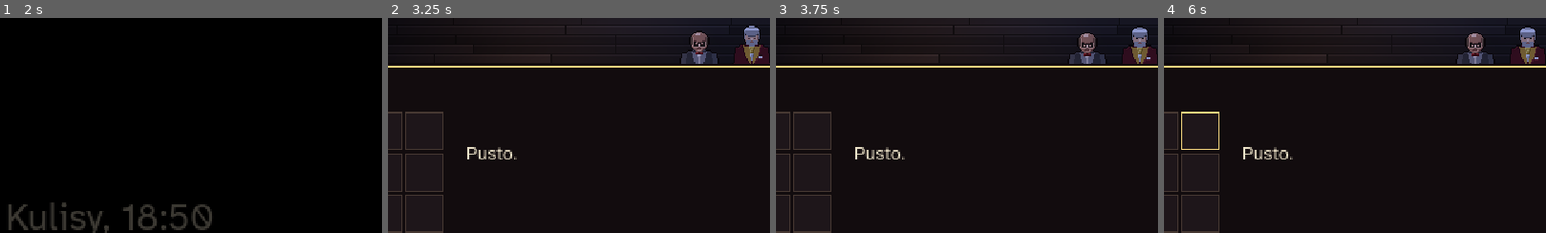
Above: before the commit, frames 1-4 (left to right).
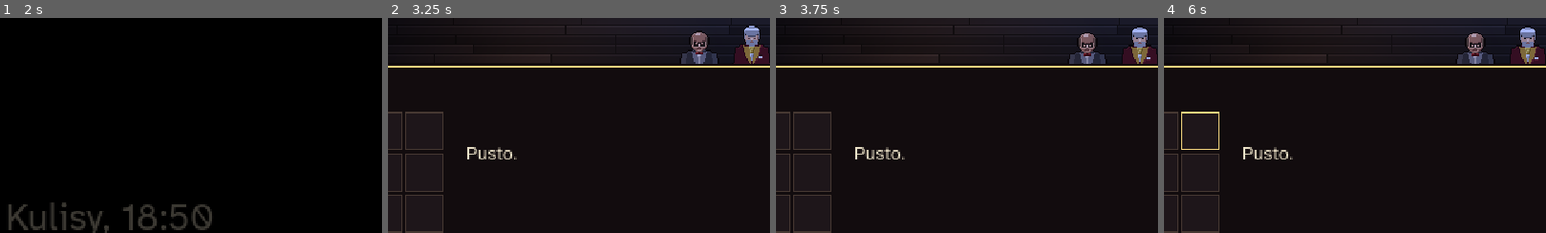
Above: after the commit, the same moments.

Repository: Jonaszq/Antrakt
Game: Godot game, scene res://sceny/scena2/scena2.tscn
Two runs of this game, one before a commit and one after it. Both use one fixed random seed, a clock stepped at 60 frames per second and the inputs below. This scene is started directly instead of the project's main scene.
Inputs (mouse positions are % of the whole screen's width and height, from its top left):
- Up to frame 1 (2 s): tap Enter at 0.5, 1.35 s; move the mouse to (72, 45) at 0.52 s; hold D 0.53-1.28 s; tap E at 0.6 s; click (72, 45) at 0.67 s; tap Space at 0.77, 1.25, 1.52 s; move the mouse to (30, 55) at 1.27 s; hold S from 1.28 s (still down)
- Up to frame 2 (3.25 s): move the mouse to (60, 28) at 2.02 s; release S at 2.03 s; hold D 2.03-2.78 s; tap Keypad Enter at 2.1 s; move the mouse to (45, 70) at 2.77 s; hold W from 2.78 s (still down); tap I at 2.85 s; click (45, 70) at 2.92 s; tap Space at 3.02 s
- Up to frame 3 (3.75 s): move the mouse to (80, 65) at 3.52 s; release W at 3.53 s; hold A from 3.53 s (still down); tap Tab at 3.6 s
- Up to frame 4 (6 s): tap Space at 3.77, 4.52 s; move the mouse to (20, 35) at 4.27 s; tap T at 4.35 s; move the mouse to (55, 50) at 5.02 s; release A at 5.03 s; hold S 5.03-5.78 s; tap Q at 5.1 s; click (55, 50) at 5.17 s; move the mouse to (35, 25) at 5.77 s; hold D from 5.78 s (still down); tap Backspace at 5.85 s
The pictures show only the part of the screen within x 36-86%, y 0-50%; the shares and areas given below are measured in that part.

Frame 1 is identical in both runs. In frame 2, 0.2% of the frame differs, in the area x 93-98%, y 3-19%; in frame 3, 0.2%; in frame 4, 0.2%.

Commit message:
Drzwi z kulis na widownię i scena 3: filmik ze spektaklem
Co-Authored-By: Claude Opus 5.5 (1M context) <noreply@anthropic.com>
Claude-Session: https://claude.ai/code/session_014oWZkKYyLXK48JVtFv94ZU

Diff:
--- a/dialogi/dialogi.gd
+++ b/dialogi/dialogi.gd
@@ -92,12 +92,50 @@
 	"marta_pierwsza": [
 		["Marta", "Hej! Pan tu nie może być. Za dziesięć minut podnosimy kurtynę."],
 		["Antoni", "Szukam toalety."],
-		["Marta", "W foyer, po lewej od szatni. Ma pan szczęście, że to nie środek spektaklu."],
+		["Marta", "Toaleta dla personelu jest zaraz przy drzwiach na widownię. Szybko, a potem prosto na swoje miejsce."],
 		["Marta", "Marta, inspicjentka. Jak ktoś się tu gubi, to potem ja tego kogoś szukam. Proszę za mną nie łazić."],
 	],
 	"marta_potem": [
-		["Marta", "Toaleta w foyer, po lewej od szatni. Proszę już iść, za chwilę trzeci dzwonek."],
-	],
+		["Marta", "Drzwi z napisem WIDOWNIA, tam na końcu. Proszę już iść, za chwilę trzeci dzwonek."],
+	],
+}
+
+
+# ---------- SCENA 3: SPEKTAKL, SOBOTA 19:00 (FILMIK) ----------
+# Gracz tylko ogląda i klika dalej. "Wolski" i "Ania" na scenie grają role ze sztuki.
+
+const SCENA3 := {
+	# Antoni siada na swoim miejscu
+	"przed": [
+		["Antoni", "Zdążyłem. Ola byłaby dumna."],
+		["", "Gasną światła. Kurtyna idzie w górę."],
+	],
+	"akt1": [
+		["Wolski", "Trzy noce nie spałem w tym domu. Ktoś chodzi po schodach, gdy wszyscy już śpią."],
+		["Wolski", "A ja wiem, kto. Wiem i milczę, bo milczenie to też rodzaj zbrodni."],
+		["", "Widownia wstrzymuje oddech. Wolski gra, jakby naprawdę bał się o życie."],
+	],
+	"akt2": [
+		["Wolski", "Nareszcie jesteś. Powiedz mi prawdę, choć raz w życiu."],
+		["Ania", "Prawda jest taka, że ty... że ty nie powinieneś..."],
+		["", "Ania milknie w pół zdania. Patrzy na kostium Wolskiego, jakby zobaczyła ducha."],
+	],
+	"akt2_ratunek": [
+		["Wolski", "...nie powinienem żyć? Wiem. A jednak stoję przed tobą, moja droga."],
+		["Ania", "Tak. A jednak stoisz."],
+		["", "Spektakl toczy się dalej. Nikt na widowni niczego nie zauważył. Prawie nikt."],
+	],
+	"koniec": [
+		["", "Burza oklasków. Wolski kłania się trzy razy. Ania tylko raz, i szybko znika za kulisami."],
+		["Antoni", "Dobre przedstawienie. Tylko ta jedna pomyłka..."],
+	],
+}
+
+# Duże napisy na środku ekranu między aktami.
+const SCENA3_NAPISY := {
+	"akt1": "Akt pierwszy",
+	"akt2": "Akt drugi",
+	"koniec": "21:30",
 }
 
 
@@ -109,7 +147,8 @@
 	"foyer_widownia": "Zamknięte. Widownię otwierają tuż przed spektaklem.",
 	"foyer_wyjscie": "Nie wyjdę teraz. Ola by mnie zabiła.",
 	"kulisy_wyjscie": "Zaraz wracam. Najpierw sprawdzę, kto się tak drze.",
-	"kulisy_wyjscie_2": "Nie wiem, którędy do foyer. Zapytam kogoś.",
+	"kulisy_wyjscie_2": "To chyba drzwi na widownię. Ale gdzie ta toaleta? Zapytam kogoś.",
+	"kulisy_dol": "Tędy przyszedłem. Nie ma czasu, zaraz trzeci dzwonek.",
 }
 
 
--- a/mapy/kulisy/kulisy.tscn
+++ b/mapy/kulisy/kulisy.tscn
@@ -301,34 +301,41 @@
 texture_scale = 1.60
 
 [node name="S1" type="PointLight2D" parent="Swiatla"]
+position = Vector2(686, 30)
+color = Color(0.55, 0.7, 1, 1)
+energy = 0.7
+texture = SubResource("swiatlo")
+texture_scale = 1.60
+
+[node name="S2" type="PointLight2D" parent="Swiatla"]
 position = Vector2(758, 224)
 color = Color(0.55, 0.7, 1, 1)
 energy = 0.7
 texture = SubResource("swiatlo")
 texture_scale = 1.60
 
-[node name="S2" type="PointLight2D" parent="Swiatla"]
+[node name="S3" type="PointLight2D" parent="Swiatla"]
 position = Vector2(758, 344)
 color = Color(0.55, 0.7, 1, 1)
 energy = 0.7
 texture = SubResource("swiatlo")
 texture_scale = 1.60
 
-[node name="S3" type="PointLight2D" parent="Swiatla"]
+[node name="S4" type="PointLight2D" parent="Swiatla"]
 position = Vector2(758, 464)
 color = Color(0.55, 0.7, 1, 1)
 energy = 0.7
 texture = SubResource("swiatlo")
 texture_scale = 1.60
 
-[node name="S4" type="PointLight2D" parent="Swiatla"]
+[node name="S5" type="PointLight2D" parent="Swiatla"]
 position = Vector2(596, 254)
 color = Color(0.55, 0.7, 1, 1)
 energy = 0.7
 texture = SubResource("swiatlo")
 texture_scale = 1.60
 
-[node name="S5" type="PointLight2D" parent="Swiatla"]
+[node name="S6" type="PointLight2D" parent="Swiatla"]
 position = Vector2(430, 216)
 color = Color(1, 0.7, 0.38, 1)
 energy = 1.2
--- a/sceny/scena2/scena2.gd
+++ b/sceny/scena2/scena2.gd
@@ -2,11 +2,12 @@
 ## Scena 2: kulisy, sobota 18:50. Antoni szukał toalety i trafił za scenę.
 ## Dyrektor Lis panikuje, bo dubler Adrian zniknął, a Wolski żartuje i wszystkich
 ## uspokaja (pierwsze wrażenie: ciepły, zabawny). Inspicjentka Marta odsyła
-## Antoniego na widownię. Dalej będzie scena 3 (spektakl), na razie wyjście
-## prowadzi na mapę widowni.
+## Antoniego na widownię. Po obu rozmowach drzwi "WIDOWNIA" na tylnej ścianie
+## prowadzą do sceny 3 (spektakl). Dolne wyjście, którym przyszedł, jest zamknięte.
 
-const WYJSCIE := Rect2(352, 424, 80, 50)
-const NASTEPNA := "res://mapy/widownia/widownia.tscn"
+const WYJSCIE := Rect2(660, 104, 52, 34)  # drzwi "WIDOWNIA"
+const DOL := Rect2(352, 424, 80, 50)  # korytarz do foyer
+const NASTEPNA := "res://sceny/scena3/scena3.tscn"
 
 var _lis: Node2D
 var _wolski: Node2D
@@ -25,6 +26,7 @@
 	gdy_blisko(Vector2(582, 194), 130.0, _klotnia)
 	dodaj_rozmowce(_marta, _rozmowa_z_marta)
 	zamkniete_drzwi(WYJSCIE, Dialogi.DRZWI["kulisy_wyjscie"])
+	zamkniete_drzwi(DOL, Dialogi.DRZWI["kulisy_dol"])
 	# zapasowy klucz w skrzynce z bezpiecznikami na ścianie
 	skrzynka(Vector2(612, 112), "bezpieczniki", ["klucz"], "bezpieczniki", 40.0)
 	await plansza("Kulisy, 18:50")
@@ -56,4 +58,4 @@
 
 func _otworz_wyjscie() -> void:
 	if _poznal_dyrekcje and _poznal_marte:
-		ustaw_wyjscie(WYJSCIE, "Wróć na widownię", NASTEPNA)
+		ustaw_wyjscie(WYJSCIE, "Na widownię", NASTEPNA)
--- /dev/null
+++ b/sceny/scena3/scena3.gd
@@ -0,0 +1,110 @@
+extends ScenaGry
+## Scena 3: widownia, sobota 19:00 do 21:30. Przerywnik filmowy, gracz tylko ogląda
+## i klika dalej. Antoni siedzi wśród widzów, gasną światła, Wolski gra znakomicie.
+## W drugim akcie Ania myli kwestię i zamiera, patrząc na kostium Wolskiego
+## (kamera najeżdża na nią, a potem na kostium). Teksty w Dialogi.SCENA3.
+## Scena 4 (bankiet) jeszcze nie istnieje, na razie potem jest wolne foyer.
+
+const NASTEPNA := "res://mapy/foyer/foyer.tscn"
+const MIEJSCE_ANTONIEGO := Vector2(488, 318)  # trzeci rząd, środkowy sektor
+const SRODEK_SCENY := Vector2(480, 136)
+
+var _kamera: Camera2D
+var _wolski: Node2D
+var _ania: Node2D
+var _mrok: CanvasModulate
+
+
+func _ready() -> void:
+	przygotuj($Widownia)
+	Telefon.godzina = "19:00"
+	_mrok = $Widownia/Mrok
+	_wolski = obiekty.get_node("Wolski")
+	_wolski.position = Vector2(400, 150)
+	# dyrektor ogląda z pierwszego rzędu, widzowie wokół Antoniego
+	obiekty.get_node("Bogdan").position = Vector2(560, 250)
+	postac("gosc_pani", MIEJSCE_ANTONIEGO + Vector2(-34, 0))
+	postac("gosc_student", MIEJSCE_ANTONIEGO + Vector2(32, 0))
+	postac("gosc_pan", MIEJSCE_ANTONIEGO + Vector2(-16, -34))
+	_ania = postac("ania", Vector2(660, 150))
+	_ania.modulate.a = 0.0
+	antoni.position = MIEJSCE_ANTONIEGO
+	antoni.stan("gora")
+	# własna kamera filmowa zamiast tej, która chodzi za Antonim
+	_kamera = Camera2D.new()
+	_kamera.limit_right = 960
+	_kamera.limit_bottom = 640
+	_kamera.position = MIEJSCE_ANTONIEGO + Vector2(0, -40)
+	obiekty.add_child(_kamera)
+	_kamera.make_current()
+	_film()
+
+
+func _film() -> void:
+	await plansza("Widownia, 19:00")
+	antoni.sterowanie = false
+	await dialog.pokaz(Dialogi.SCENA3["przed"])
+	# gasną światła, kamera jedzie na scenę
+	var tw := create_tween().set_parallel()
+	tw.tween_property(_mrok, "color", Color(0.16, 0.13, 0.2), 2.5)
+	tw.tween_property(_kamera, "position", SRODEK_SCENY, 3.0).set_trans(Tween.TRANS_SINE)
+	tw.tween_property(_kamera, "zoom", Vector2(2, 2), 3.0).set_trans(Tween.TRANS_SINE)
+	await tw.finished
+
+	await _napis(Dialogi.SCENA3_NAPISY["akt1"])
+	przesun(_wolski, Vector2(470, 146), 2.0)
+	await dialog.pokaz(Dialogi.SCENA3["akt1"])
+
+	await _napis(Dialogi.SCENA3_NAPISY["akt2"])
+	var wejscie := create_tween().set_parallel()
+	wejscie.tween_property(_ania, "modulate:a", 1.0, 0.6)
+	wejscie.tween_property(_ania, "position", Vector2(530, 150), 1.6)
+	await wejscie.finished
+	await dialog.pokaz(Dialogi.SCENA3["akt2"])
+	# najazd na Anię, potem na kostium Wolskiego
+	await _najazd(_ania.position + Vector2(0, -44), 3.0, 1.2)
+	await get_tree().create_timer(0.8).timeout
+	await _najazd(_wolski.position + Vector2(0, -34), 4.0, 1.4)
+	await get_tree().create_timer(1.4).timeout
+	await _najazd(SRODEK_SCENY, 2.0, 1.0)
+	await dialog.pokaz(Dialogi.SCENA3["akt2_ratunek"])
+
+	# koniec spektaklu: światła wracają
+	await _napis(Dialogi.SCENA3_NAPISY["koniec"])
+	var jasno := create_tween().set_parallel()
+	jasno.tween_property(_mrok, "color", Color(0.4, 0.36, 0.48), 2.0)
+	jasno.tween_property(_kamera, "position", MIEJSCE_ANTONIEGO + Vector2(0, -60), 2.5).set_trans(Tween.TRANS_SINE)
+	jasno.tween_property(_kamera, "zoom", Vector2.ONE, 2.5).set_trans(Tween.TRANS_SINE)
+	var znika := create_tween()
+	znika.tween_interval(1.0)
+	znika.tween_property(_ania, "modulate:a", 0.0, 0.8)
+	await jasno.finished
+	await dialog.pokaz(Dialogi.SCENA3["koniec"])
+	przejdz(NASTEPNA)
+
+
+## Płynny ruch kamery do punktu z danym przybliżeniem.
+func _najazd(cel: Vector2, przyblizenie: float, czas: float) -> void:
+	var tw := create_tween().set_parallel()
+	tw.tween_property(_kamera, "position", cel, czas).set_trans(Tween.TRANS_SINE)
+	tw.tween_property(_kamera, "zoom", Vector2.ONE * przyblizenie, czas).set_trans(Tween.TRANS_SINE)
+	await tw.finished
+
+
+## Duży napis na środku ekranu (np. "Akt drugi"), pojawia się i znika.
+func _napis(tekst: String) -> void:
+	var l := etykieta(24, Color8(236, 226, 200))
+	l.text = tekst
+	l.position = Vector2(0, 110)
+	l.size = Vector2(480, 40)
+	l.horizontal_alignment = HORIZONTAL_ALIGNMENT_CENTER
+	l.add_theme_constant_override("outline_size", 6)
+	l.add_theme_color_override("font_outline_color", Color8(12, 8, 10))
+	l.modulate.a = 0.0
+	ui.add_child(l)
+	var tw := create_tween()
+	tw.tween_property(l, "modulate:a", 1.0, 0.6)
+	tw.tween_interval(1.4)
+	tw.tween_property(l, "modulate:a", 0.0, 0.6)
+	await tw.finished
+	l.queue_free()
--- /dev/null
+++ b/sceny/scena3/scena3.tscn
@@ -0,0 +1,9 @@
+[gd_scene load_steps=3 format=3]
+
+[ext_resource type="Script" path="res://sceny/scena3/scena3.gd" id="skrypt"]
+[ext_resource type="PackedScene" path="res://mapy/widownia/widownia.tscn" id="widownia"]
+
+[node name="Scena3" type="Node2D"]
+script = ExtResource("skrypt")
+
+[node name="Widownia" parent="." instance=ExtResource("widownia")]
Binary file changed: mapy/kulisy/tlo.png
Not shown, changed: mapy/kulisy/tlo.png.import
Not shown, added: sceny/scena3/scena3.gd.uid
Not shown, changed: README.md
Not shown, changed: tools/mapy_teatr.py
